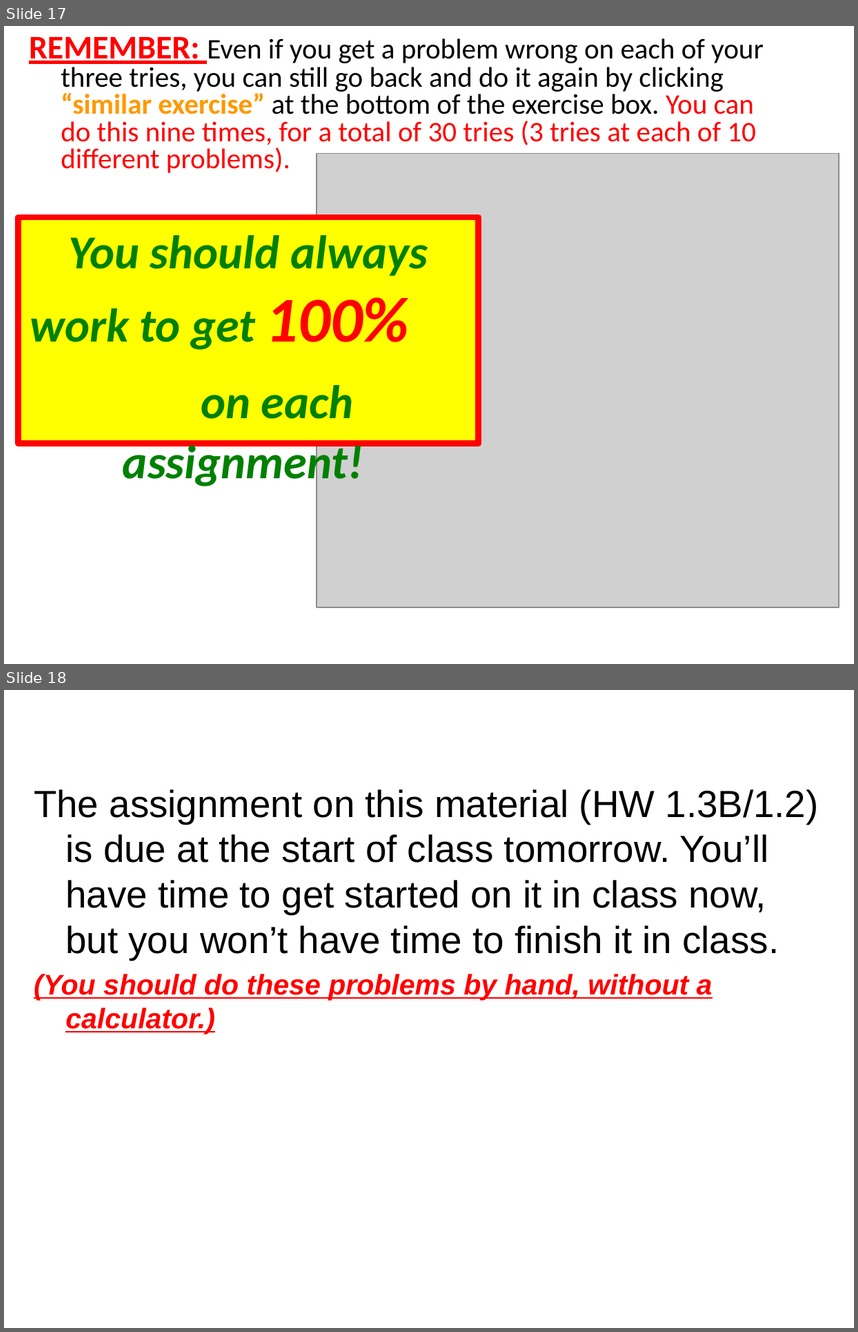
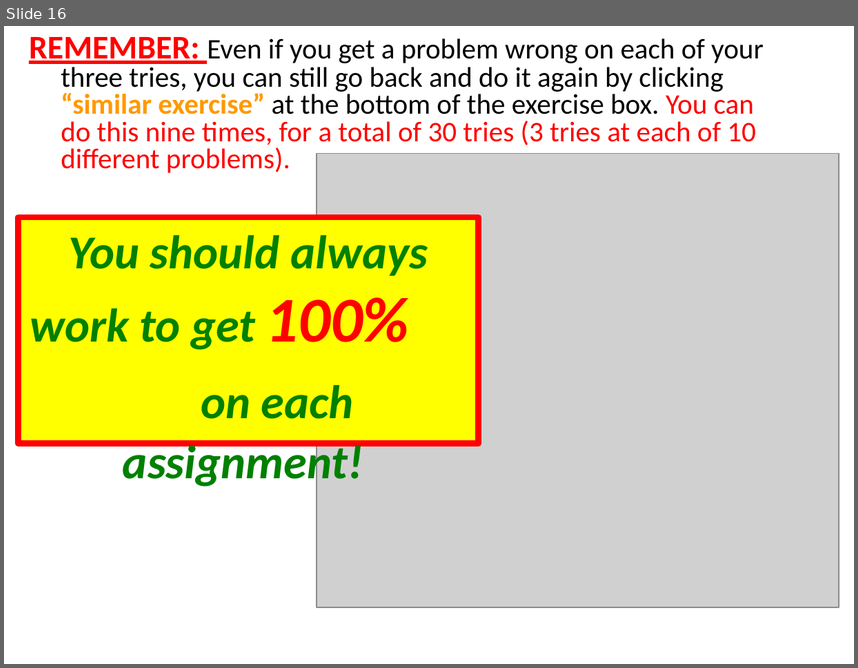
Before and after one commit to tyler-skorczewski-math/tyler-skorczewski-math.github.io, a slide deck: math90/Math90Lecture_1_3B-1_2.pptx. Shown one above the other, each under a label of ours: slides 17 and 18 before the commit, slide 16 after it. The pictures are 858x1332 and 858x668 pixels, drawn with LibreOffice and Linux fonts; fonts in the diff are those of the drawing; grey boxes stand for pictures. Boxes give left, top, right and bottom in pixels: in the first picture for what was removed or moved away, otherwise in the second. Text is boxed around its words. In the diff, an @@ line names an element or a change of style, - is before the commit and + after.

```diff
--- a/math90/Math90Lecture_1_3B-1_2.pptx
+++ b/math90/Math90Lecture_1_3B-1_2.pptx
@@ slide 18 removed at (x1=4, y1=690, x2=854, y2=1328), background #FFFFFF @@
@@ text removed at (x1=34, y1=789, x2=819, y2=1034) @@
-The assignment on this material (HW 1.3B/1.2) is due at the start of class tomorrow. You’ll have time to get started on it in class now, but you won’t have time to finish it in class.
-(You should do these problems by hand, without a calculator.)
@@ what was slide 17 is now slide 16 @@
```
Also in this commit, not shown: 2 other slides removed, 6 other files.
